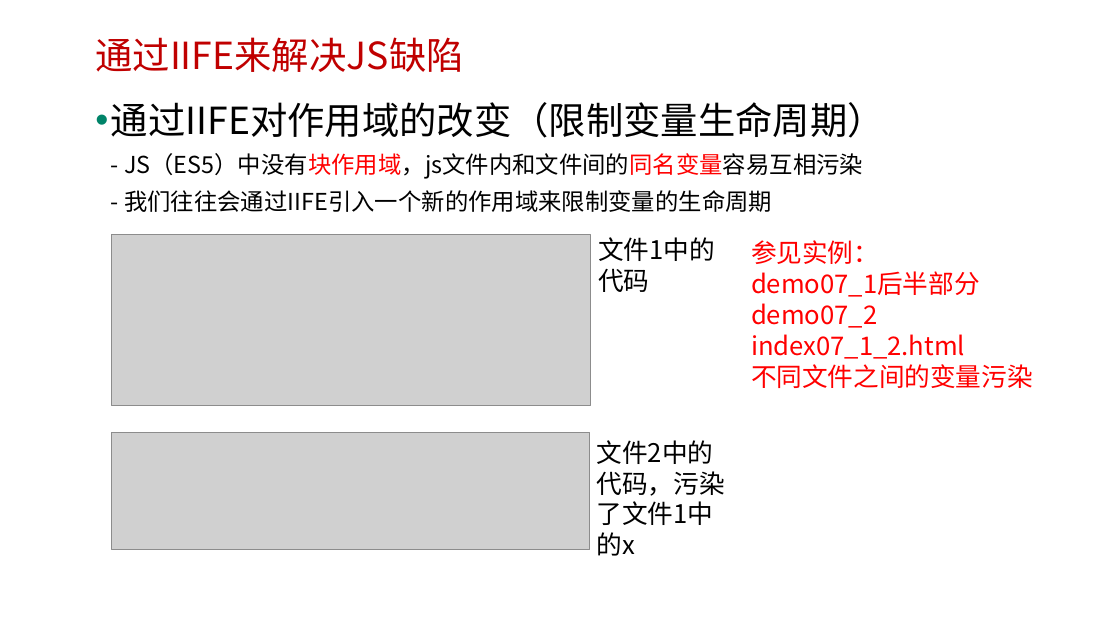
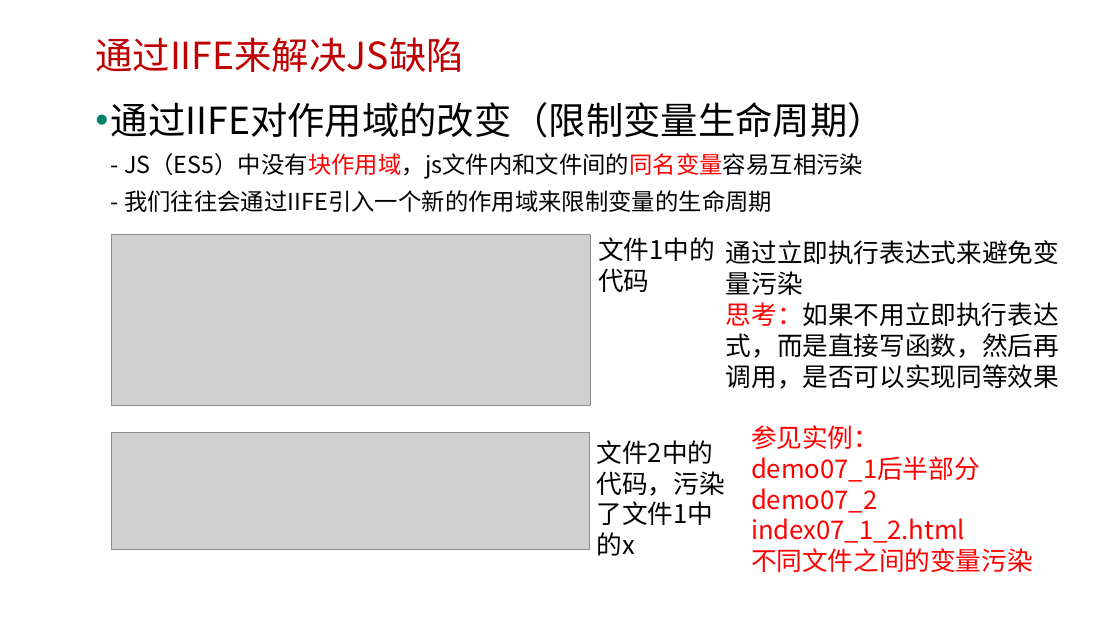
Before and after one commit to edu2act/course-javascript-advanced, a slide deck: slide 24 of 课程PPT/05.JavaScript函数进阶二.pptx. Drawn at 1120x630 pixels with LibreOffice and Linux fonts; fonts in the diff are those of the drawing; grey boxes stand for pictures; background and template pictures are left out. Boxes give left, top, right and bottom in pixels: in the first picture for what was removed or moved away, otherwise in the second. Text is boxed around its words. In the diff, an @@ line names an element or a change of style, - is before the commit and + after.

```diff
--- a/课程PPT/05.JavaScript函数进阶二.pptx
+++ b/课程PPT/05.JavaScript函数进阶二.pptx
@@ text added at box(726, 240, 1059, 389), 22 pt, text #000000 @@
+通过立即执行表达式来避免变量污染
+思考：如果不用立即执行表达式，而是直接写函数，然后再调用，是否可以实现同等效果
@@ text "参见实例： demo07_1后半部分 demo07_2": place and size @@
-text "参见实例： demo07_1后半部分 demo07_2" at box(751, 240, 1033, 388)
+text "参见实例： demo07_1后半部分 demo07_2" at box(751, 425, 1033, 572)
```
Also in this commit, not shown: 7 other slides changed, 5 other files.
